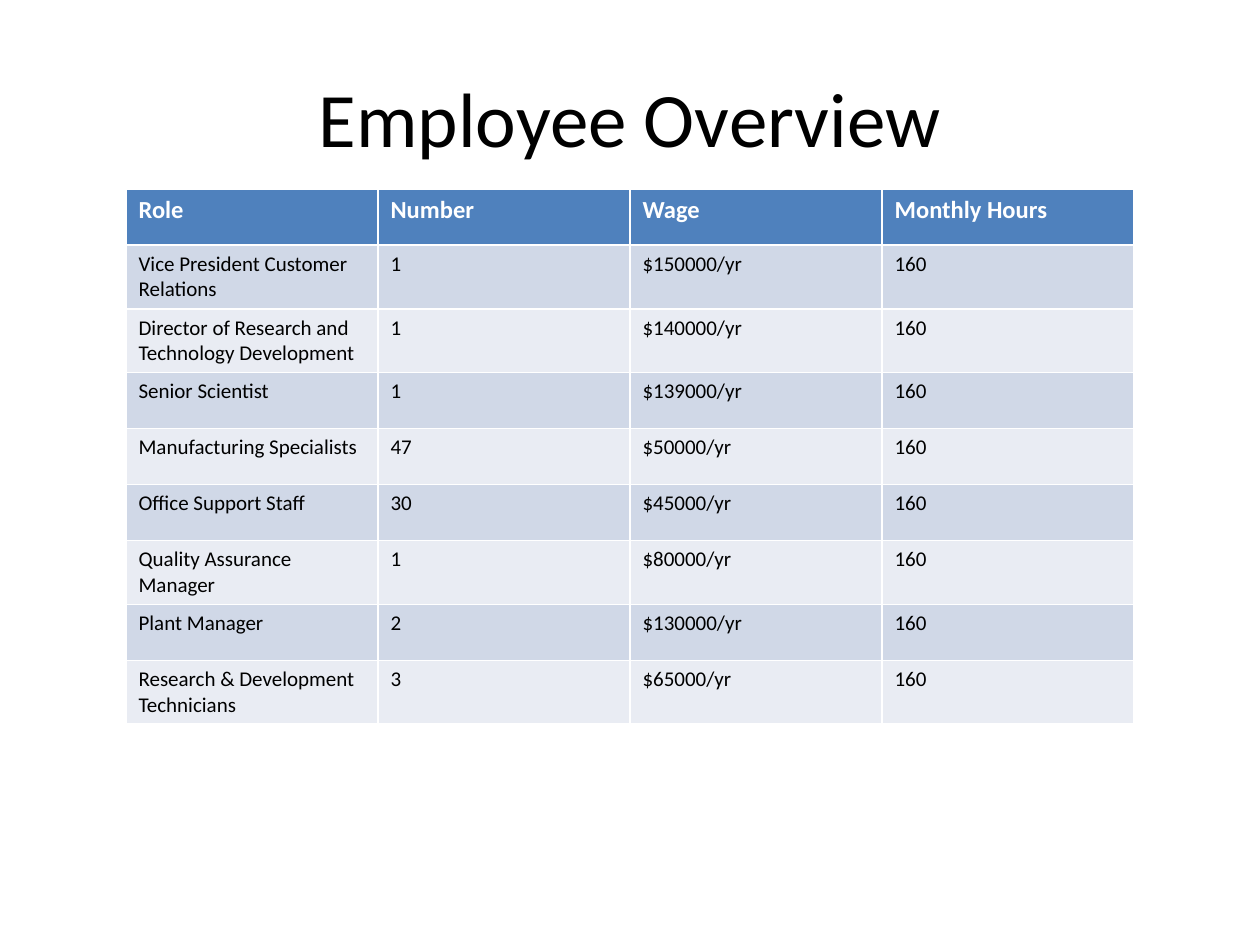
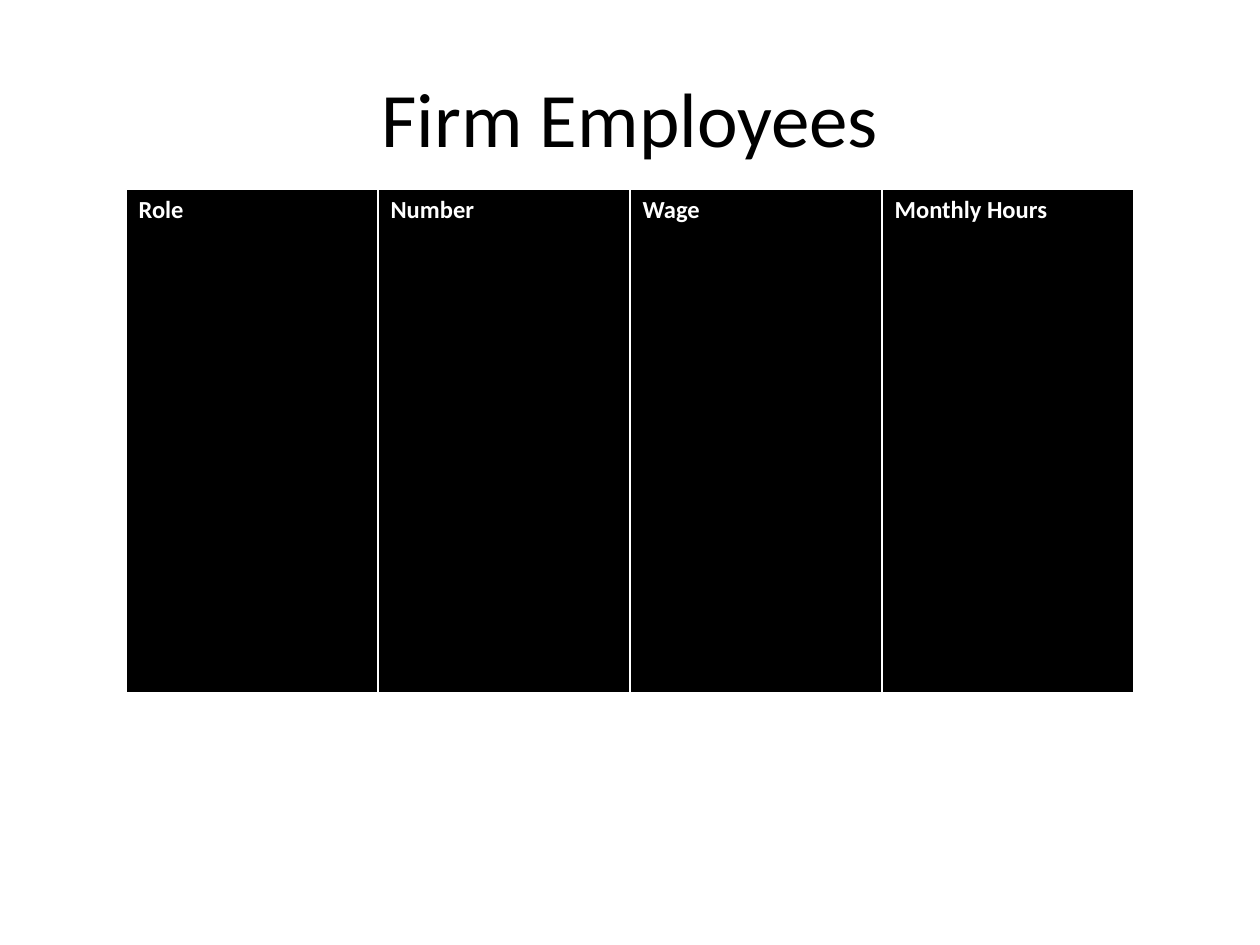
Before and after one commit to mikegustafsonchicago/AutoFinModel, a slide deck: slide 4 of outputs/output_ppt.pptx. Drawn at 1260x945 pixels with LibreOffice and Linux fonts; fonts in the diff are those of the drawing. Boxes give left, top, right and bottom in pixels: in the first picture for what was removed or moved away, otherwise in the second. Text is boxed around its words. In the diff, an @@ line names an element or a change of style, - is before the commit and + after.

```diff
--- a/outputs/output_ppt.pptx
+++ b/outputs/output_ppt.pptx
@@ title at bbox=[381, 93, 878, 160]: text changed @@
-Employee Overview
+Firm Employees
@@ table at bbox=[126, 189, 1134, 693] @@
-row 2: Vice President Customer Relations | 1 | $150000/yr | 160
-row 3: Director of Research and Technology Development | 1 | $140000/yr | 160
-row 4: Senior Scientist | 1 | $139000/yr | 160
-row 5: Manufacturing Specialists | 47 | $50000/yr | 160
-row 6: Office Support Staff | 30 | $45000/yr | 160
-row 7: Quality Assurance Manager | 1 | $80000/yr | 160
-row 8: Plant Manager | 2 | $130000/yr | 160
-row 9: Research & Development Technicians | 3 | $65000/yr | 160
```
Also in this commit, not shown: 4 other slides changed, 1 slide added, 21 other files.
